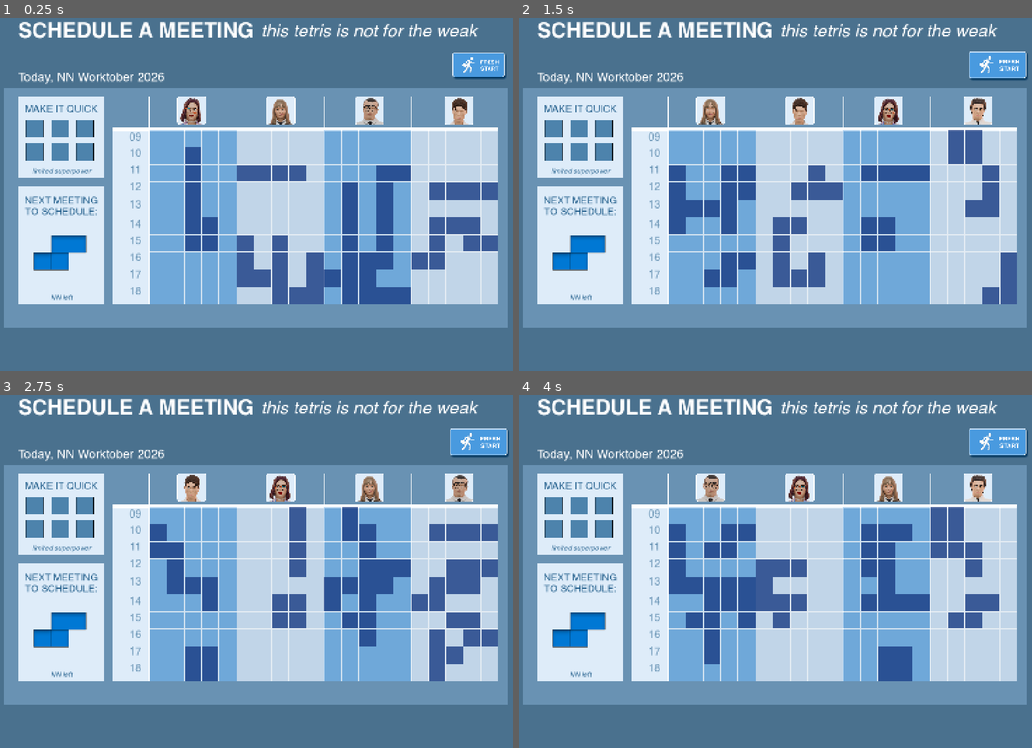
Above: before the commit, frames 1-4 (two rows, left to right).
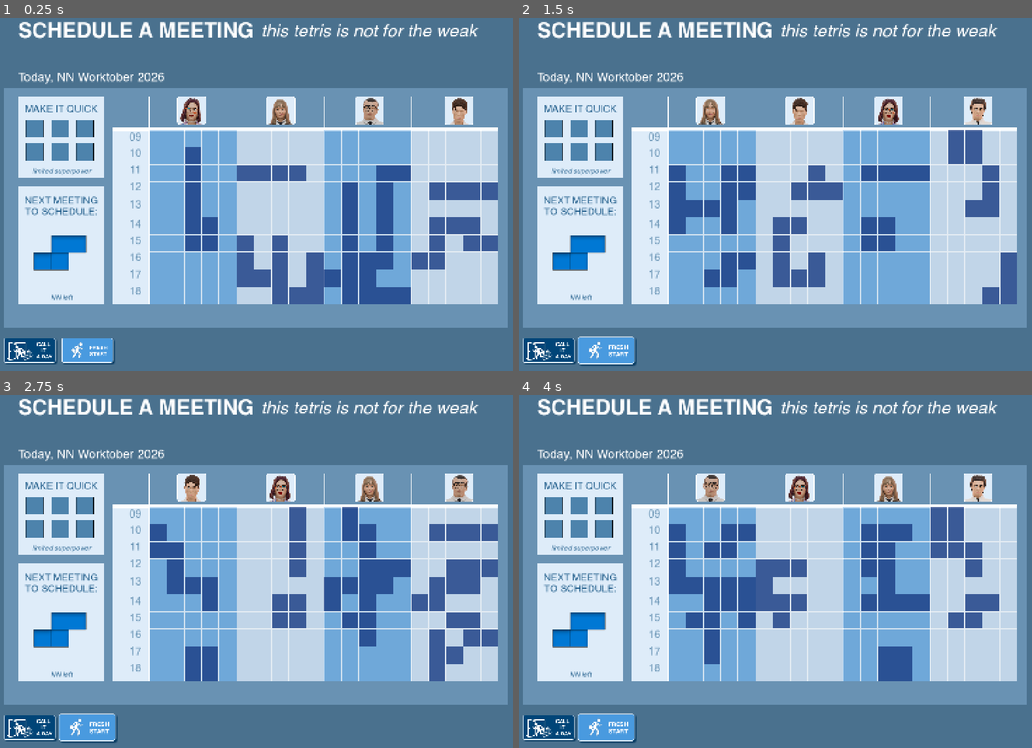
Above: after the commit, the same moments.

Repository: grkovalev/office-game
Game: Godot game, scene res://calendartetris.tscn
Same seed, same stepped clock (60 frames per second), same inputs: the game is played once before the commit and once after it. This scene is started directly instead of the project's main scene.
Inputs (mouse positions are in pixels of both pictures, inside the frame that each line leads up to; where the layout moved, square brackets give the same spot in the first picture):
- Up to frame 1 (0.25 s): no input
- Up to frame 2 (1.5 s): click (611, 353) [1001, 67] at 0.5 s; click (611, 353) [1001, 67] at 1.25 s
- Up to frame 3 (2.75 s): click (92, 730) [482, 444] at 2 s
- Up to frame 4 (4 s): tap Enter at 2.75 s; move the mouse to (888, 546) at 2.77 s; tap R at 2.85 s; click (888, 546) at 2.92 s; tap Space at 3.02, 3.5 s; drag from (667, 585) to (580, 631) at 3.52 s

The runs differ from the first frame. In frame 1, 2.3% of the frame differs, in the area x 0-99%, y 9-99%; in frame 2, 2.6%, in the area x 0-100%, y 9-99%; in frame 3, 2.6%; in frame 4, 2.6%.

Commit message:
added exit button to calendartetris

Diff:
--- a/calendartetris.gd
+++ b/calendartetris.gd
@@ -10,6 +10,7 @@
 
 @onready var tetromino_lib = $"../tetromino_lib"
 @onready var restartbtn: TextureButton = $"../restartbtn"
+@onready var exitbtn: TextureButton = $"../exitbtn"
 @onready var quickshapepack = $"../quickshapepack"
 @onready var calchars: Node2D = $calchars
 
@@ -30,6 +31,7 @@
 	prefill_regions_with_random_shapes.call_deferred()
 	_randomize_region_characters()
 	restartbtn.pressed.connect(_on_restartbtn_pressed)
+	exitbtn.pressed.connect(_on_exitbtn_pressed)
 
 
 func _init_cells() -> void:
@@ -523,6 +525,10 @@
 	_restart_grid()
 
 
+func _on_exitbtn_pressed() -> void:
+	get_parent().queue_free()
+
+
 func _restart_grid() -> void:
 	# Only free grid tiles, not calchars (so region sprites stay and can be refreshed)
 	for row in tile_nodes:
--- a/calendartetris.tscn
+++ b/calendartetris.tscn
@@ -558,18 +558,17 @@
 points = PackedVector2Array(-750, 96, 258, 96)
 
 [node name="exitbtn" type="TextureButton" parent="." unique_id=192077378]
-visible = false
-offset_left = 121.0
-offset_top = 959.0
-offset_right = 286.0
-offset_bottom = 1049.0
+offset_left = 39.0
+offset_top = 972.0
+offset_right = 204.0
+offset_bottom = 1062.0
 texture_normal = SubResource("AtlasTexture_67i7u")
 script = ExtResource("17_yy0dq")
 
 [node name="restartbtn" type="TextureButton" parent="." unique_id=1092848075]
-offset_left = 1325.0
-offset_top = 155.0
-offset_right = 1490.0
-offset_bottom = 245.0
+offset_left = 204.0
+offset_top = 972.0
+offset_right = 369.0
+offset_bottom = 1062.0
 texture_normal = SubResource("AtlasTexture_c63xa")
 script = ExtResource("17_yy0dq")
